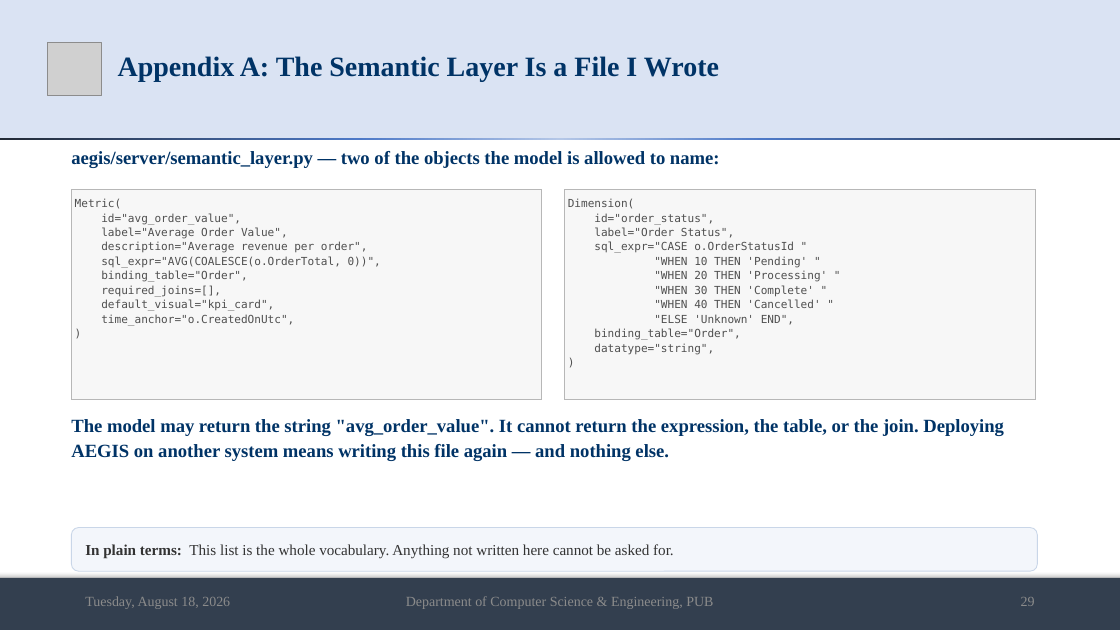
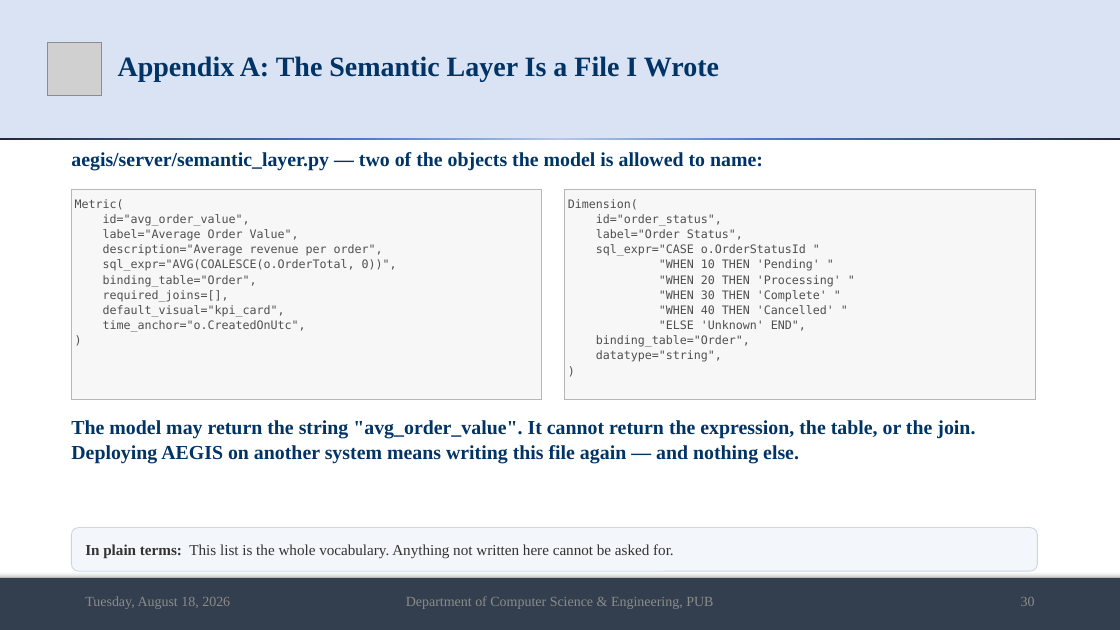
Before and after one commit to md-riaz/AEGIS-Research, a slide deck: slide 30 of docs/scripts/Md_Riaz_Final_Defense_0322310105101024.pptx (slide 29 before the commit). Drawn at 1120x630 pixels with LibreOffice and Linux fonts; fonts in the diff are those of the drawing; grey boxes stand for pictures. Boxes give left, top, right and bottom in pixels: in the first picture for what was removed or moved away, otherwise in the second. Text is boxed around its words. In the diff, an @@ line names an element or a change of style, - is before the commit and + after.

```diff
--- a/docs/scripts/Md_Riaz_Final_Defense_0322310105101024.pptx
+++ b/docs/scripts/Md_Riaz_Final_Defense_0322310105101024.pptx
@@ text "aegis/server/semantic_layer.py — two of the ..." at <box>71,152,763,171</box>: size 16 to 17 pt @@
@@ rectangle "Metric(" at <box>71,190,542,400</box>: size 9.5 to 10 pt @@
@@ rectangle "Dimension(" at <box>565,190,1035,400</box>: size 9.5 to 10 pt @@
@@ text "The model may return the ..." at <box>71,420,975,464</box>: size 16 to 17 pt @@
@@ text at <box>1021,597,1035,606</box>: text changed @@
-29
+30
```
Also in this commit, not shown: 18 other slides changed, 1 slide added, 7 other files.
